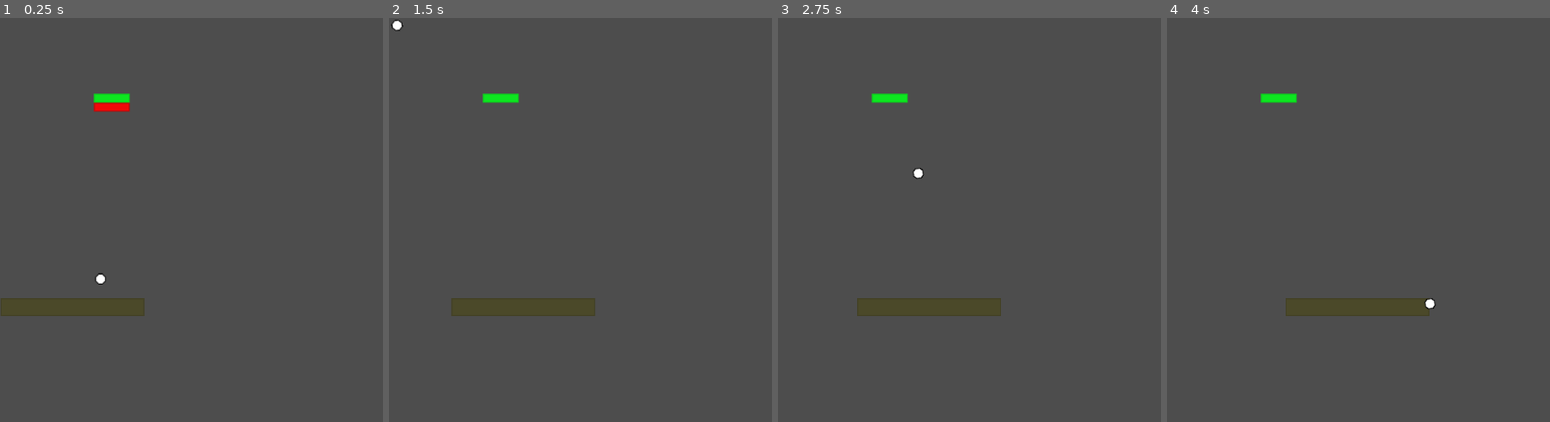
Above: before the commit, frames 1-4 (left to right).
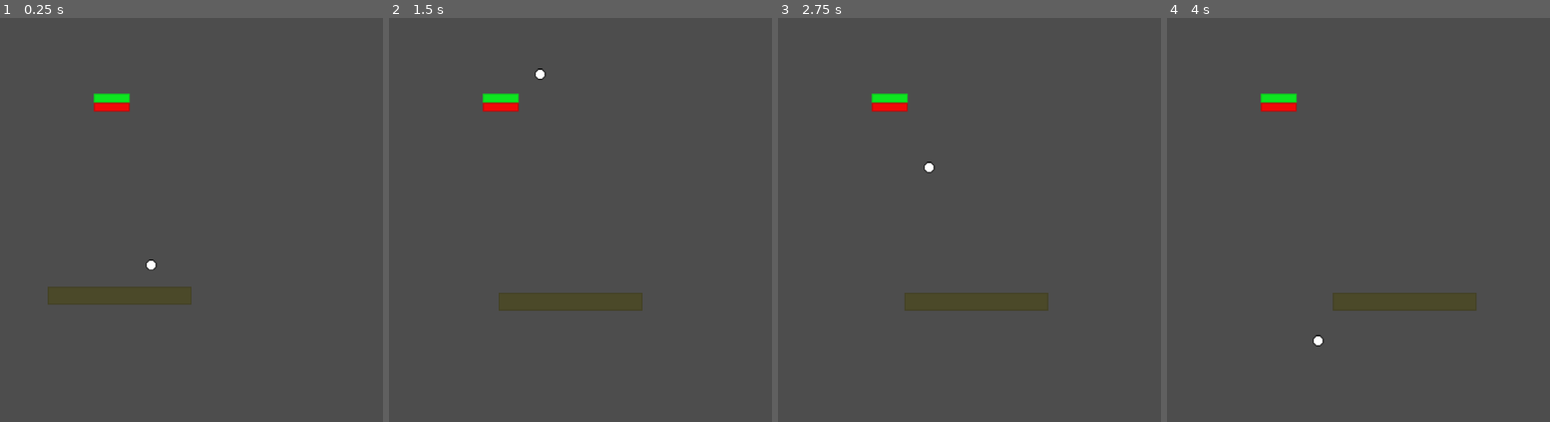
Above: after the commit, the same moments.

Repository: mpolosak/break-all-bricks
Game: Godot game, scene res://scenes/board.tscn
Two runs of this game, one before a commit and one after it. Both use one fixed random seed, a clock stepped at 60 frames per second and the inputs below.
Inputs:
- Up to frame 1 (0.25 s): no input
- Up to frame 2 (1.5 s): hold Right (right) 0.53-1.28 s; hold Left (left) from 1.28 s (still down)
- Up to frame 3 (2.75 s): release Left (left) at 2.03 s; hold Right (right) from 2.03 s (still down)
- Up to frame 4 (4 s): release Right (right) at 3.53 s; hold Left (left) from 3.53 s (still down)

The runs differ from the first frame. In frame 1, 2.6% of the frame differs, in the area x 0-50%, y 59-74%; in frame 2, 2.1%; in frame 3, 2.1%; in frame 4, 2.1%.

Commit message:
Fix border

Diff:
--- a/scenes/board.tscn
+++ b/scenes/board.tscn
@@ -10,16 +10,17 @@
 [node name="Node2D" type="Node2D"]
 
 [node name="Paddle" parent="." instance=ExtResource("2")]
-position = Vector2(129, 508)
+position = Vector2(213, 495)
 
 [node name="Ball" parent="." instance=ExtResource("3")]
-position = Vector2(179, 317)
+position = Vector2(269, 210)
 
 [node name="Border" type="StaticBody2D" parent="."]
 physics_material_override = SubResource("6")
 
 [node name="CollisionPolygon2D" type="CollisionPolygon2D" parent="Border"]
-polygon = PackedVector2Array(-1, -1, 1025, -1, 1025, 600, 1024, 600, 1024, 0, 0, 0, 0, 600, -1, 600)
+build_mode = 1
+polygon = PackedVector2Array(0, 800, 0, 0, 1280, 0, 1280, 800)
 
 [node name="Brick" parent="." instance=ExtResource("4")]
 position = Vector2(199, 143)
